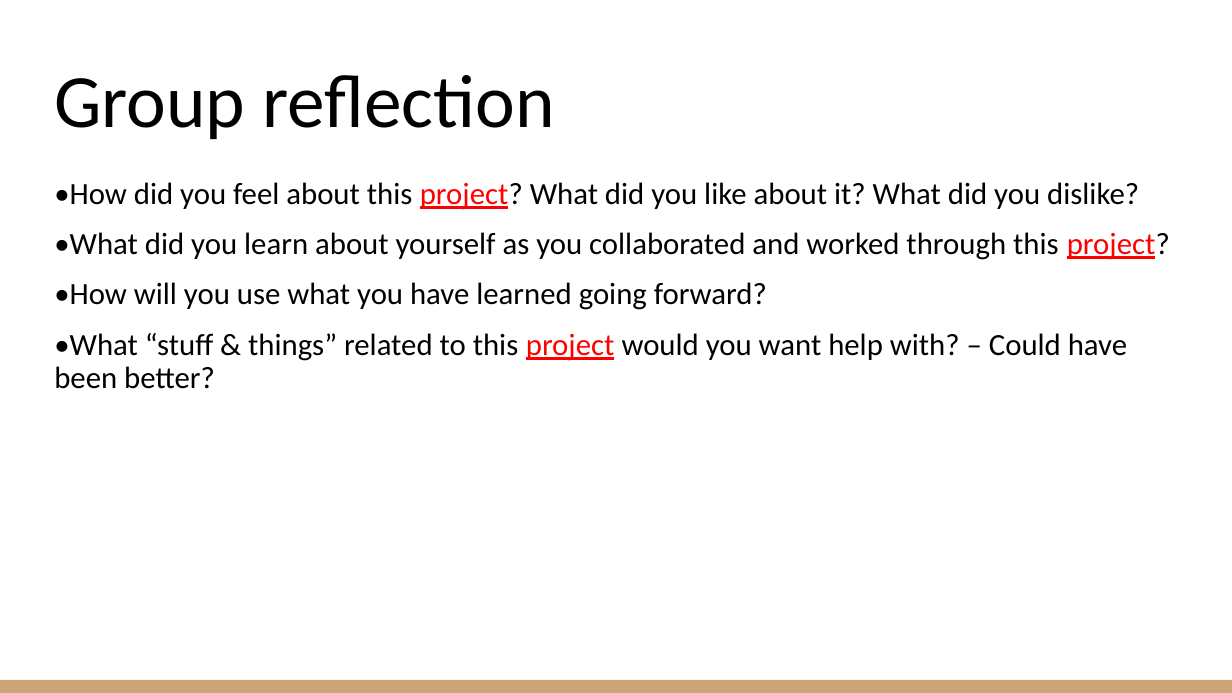
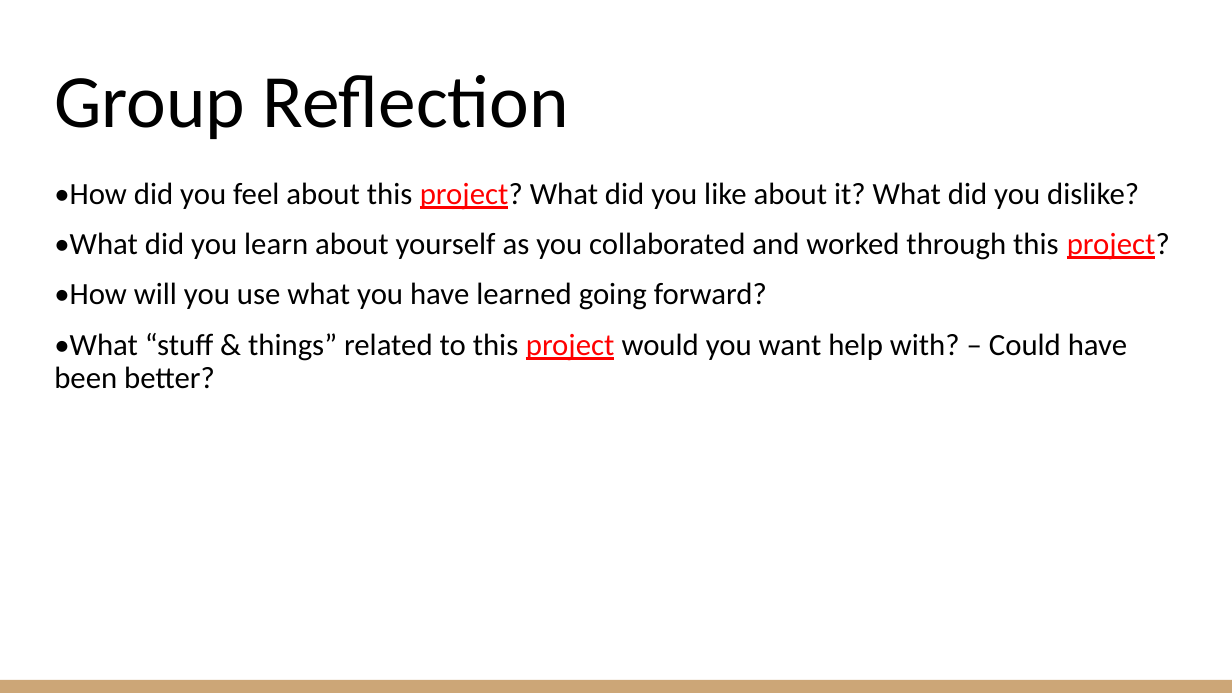
Before and after one commit to ayonoaduo/Hygge, a slide deck: slide 8 of MILESTONE 4/POWERPOINT/Milestone 4 Presentation.pptx. Drawn at 1232x693 pixels with LibreOffice and Linux fonts; fonts in the diff are those of the drawing. Boxes give left, top, right and bottom in pixels: in the first picture for what was removed or moved away, otherwise in the second. Text is boxed around its words. In the diff, an @@ line names an element or a change of style, - is before the commit and + after.

```diff
--- a/MILESTONE 4/POWERPOINT/Milestone 4 Presentation.pptx
+++ b/MILESTONE 4/POWERPOINT/Milestone 4 Presentation.pptx
@@ title at [54, 75, 569, 139]: text changed @@
-Group reflection
+Group Reflection
```
Also in this commit, not shown: 3 other slides changed.
